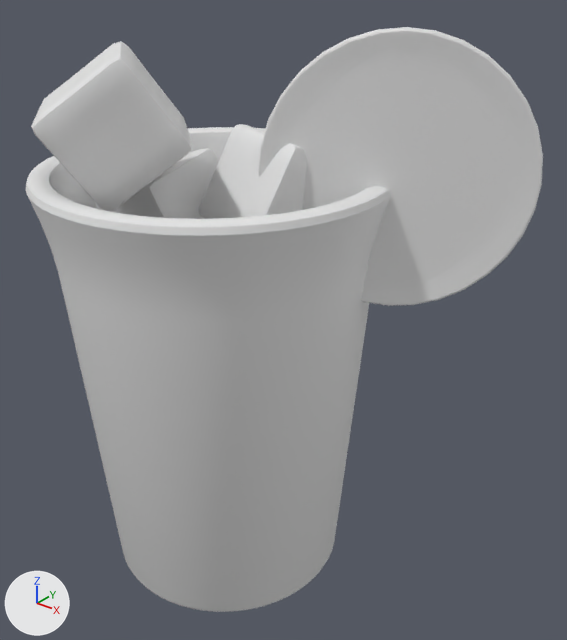
Before and after pictures for a commit that changed the OBJ model public/assets/drink-baked/blog0037.obj.
Both versions are drawn from a 50 mm lens placed at (4.23, -4.43, 5.31), pointed at (0.56, 0.16, 2.47). Arrows for +X, +Y and +Z are at lower left; the lights stay in place. The older version comes first. Where no turn or scale is listed for an object, it has been applied to the vertices.
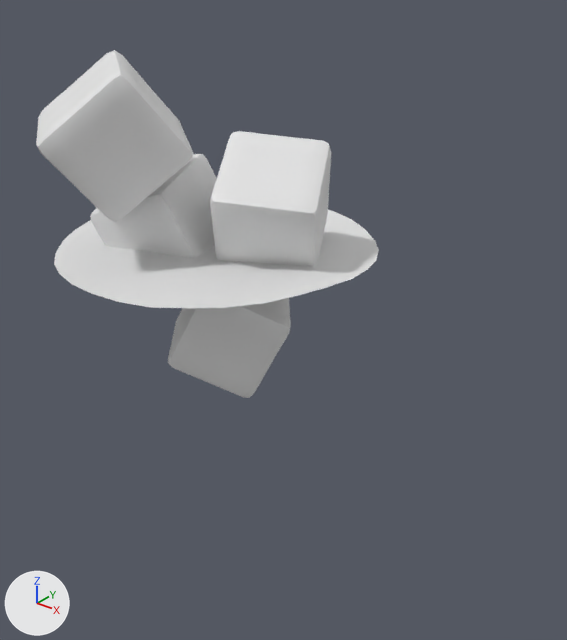
Boxes (x1, y1, x2, y2) around the edits, measured in the pictures (567 x 640 px; the box of a moved part takes in the faces that stretch with it):
```json
{"object": "Cylinder", "change": "deleted", "before": [26, 127, 390, 612]}
{"object": "Circle.001", "change": "deleted", "before": [258, 27, 543, 306]}
{"object": "Cube.003", "change": "reshaped", "before": [31, 41, 192, 211], "after": [36, 50, 194, 222]}
{"object": "Cube.002", "change": "reshaped", "before": [199, 124, 307, 219], "after": [210, 131, 331, 266]}
{"object": "Cube.001", "change": "reshaped", "before": [96, 148, 219, 219], "after": [90, 154, 217, 257]}
{"part": 4, "of": "me_plane", "change": "moved or reshaped", "after": [54, 210, 379, 308], "on screen": "not visible before"}
{"object": "Cube", "change": "unchanged, uncovered by the edit", "after": [168, 298, 291, 398]}
```

Edits to the scene script, one JSON object a line:
```json
{"block": "me_cube_001", "where": "# used by ob_cube_001; location = (0.0, 0.0, 0.0)"}
{"op": "remove", "block": "me_cube_001", "code": "me_cube_001.from_pydata(...)  # 386 vertices, 384 faces; spans x -0.959..0.044, y -0.53..0.406, z 2.674..3.763"}
{"op": "add", "block": "me_cube_001", "code": "me_cube_001.from_pydata(...)  # 386 vertices, 384 faces; spans x -0.99..0.126, y -0.677..0.397, z 2.625..3.718"}
{"block": "me_cube_001", "change": "me_cube_001 part 1: the whole mesh is multiplied about its middle by the matrix ((0.966, -0.258, -0.028), (0.259, 0.966, 0.008), (0.025, -0.015, 1.0)), then moved by (0.025, -0.078, -0.047)"}
{"block": "me_cube_002", "where": "# used by ob_cube_002; location = (0.0, 0.0, 0.0)"}
{"op": "remove", "block": "me_cube_002", "code": "me_cube_002.from_pydata(...)  # 386 vertices, 384 faces; spans x -0.02..0.978, y -0.38..0.775, z 2.964..4.028"}
{"op": "add", "block": "me_cube_002", "code": "me_cube_002.from_pydata(...)  # 386 vertices, 384 faces; spans x -0.089..1.074, y -0.505..0.721, z 2.904..3.982"}
{"block": "me_cube_002", "change": "me_cube_002 part 2: the whole mesh is multiplied about its middle by the matrix ((0.493, 0.68, 0.542), (-0.429, -0.352, 0.832), (0.757, -0.643, 0.118)), then moved by (0.013, -0.09, -0.053)"}
{"block": "me_cube_003", "where": "# used by ob_cube_003; location = (0.0, 0.0, 0.0)"}
{"op": "remove", "block": "me_cube_003", "code": "me_cube_003.from_pydata(...)  # 386 vertices, 384 faces; spans x -0.889..0.346, y -1.381..-0.113, z 3.567..4.645"}
{"op": "add", "block": "me_cube_003", "code": "me_cube_003.from_pydata(...)  # 386 vertices, 384 faces; spans x -0.947..0.264, y -1.338..-0.056, z 3.456..4.577"}
{"block": "me_cube_003", "change": "me_cube_003 part 3: the whole mesh is multiplied about its middle by the matrix ((0.998, -0.063, 0.018), (0.064, 0.995, -0.074), (-0.013, 0.075, 0.997)), then moved by (-0.07, 0.05, -0.09)"}
{"block": "me_plane", "where": "# used by ob_plane; location = (0.0, 0.0, 0.0)"}
{"op": "remove", "block": "me_plane", "code": "me_plane.from_pydata(...)  # 252 vertices, 72 faces; spans x -1.31..1.31, y -1.3..1.3, z 3.03..3.1"}
{"op": "add", "block": "me_plane", "code": "me_plane.from_pydata(...)  # 226 vertices, 167 faces; spans x -1.31..1.31, y -1.31..1.31, z 3.03..3.1"}
{"block": "me_plane", "change": "me_plane part 4: 4 vertices moved within x -0.5..0.5, y -1.21..1.21, z 3.05..3.06; 196 vertices removed from x -1.31..1.31, y -1.3..1.3, z 3.03..3.1; 170 vertices added at x -1.31..1.31, y -1.31..1.31, z 3.03..3.1"}
{"op": "remove", "block": "ob_circle_001", "code": ["ob_circle_001 = bpy.data.objects.new('Circle.001', me_circle_001)", "ob_circle_001.location = (0.0, 0.0, 0.0)"]}
{"op": "remove", "block": "ob_cylinder", "code": ["ob_cylinder = bpy.data.objects.new('Cylinder', me_cylinder)", "ob_cylinder.location = (0.0, 0.0, 0.0)"]}
```
